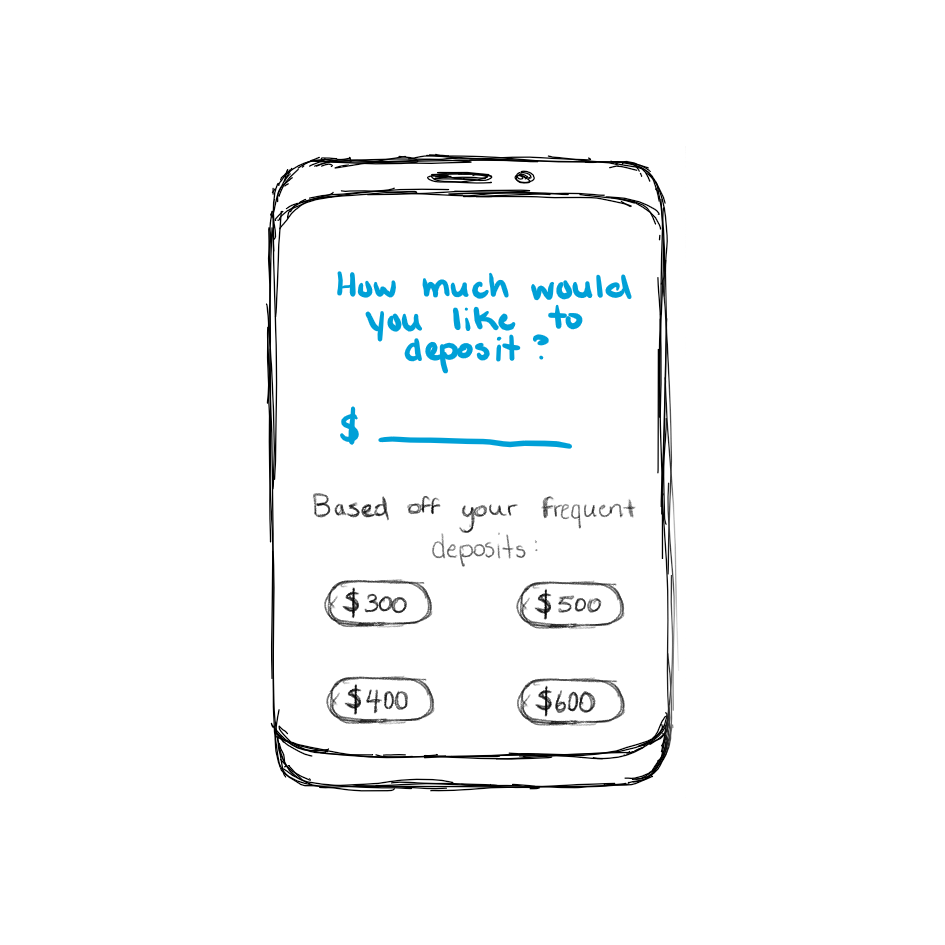
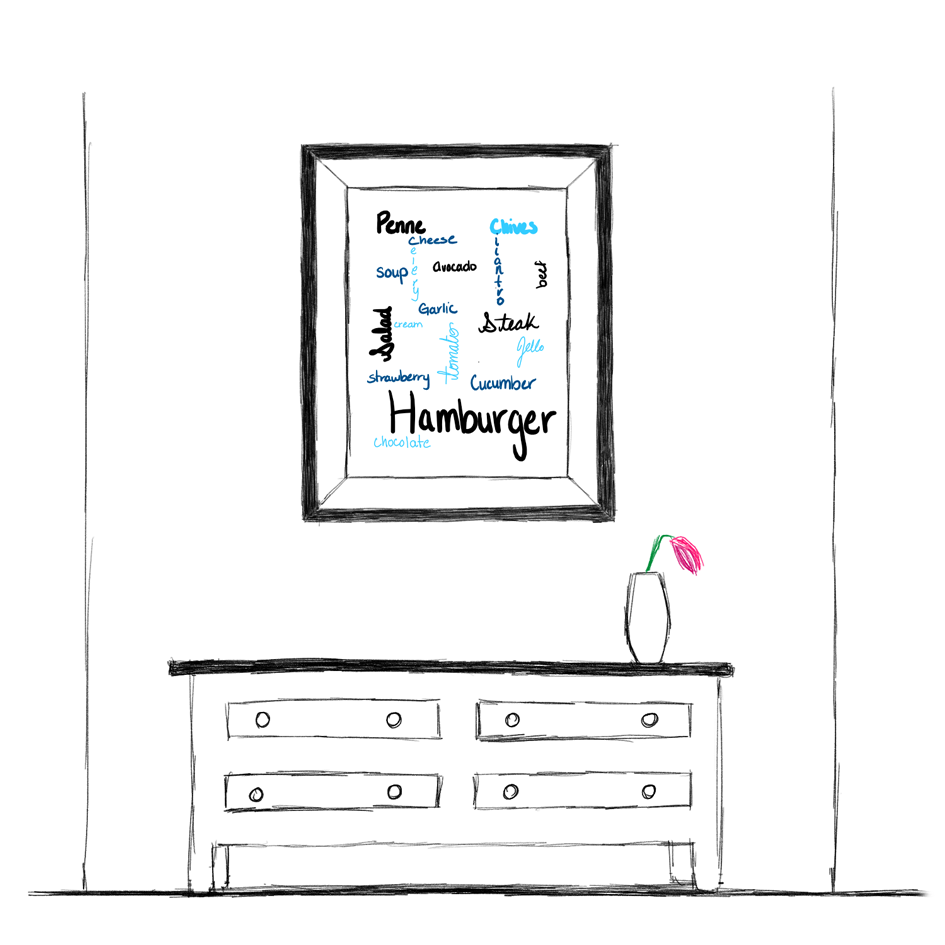
Two versions of the same layered image (945x945). Layer-by-layer changes:
added layer "Layer 7" above "Layer 6" over [27,86,932,898]
hid "Layer 4" over [258,146,686,798]
